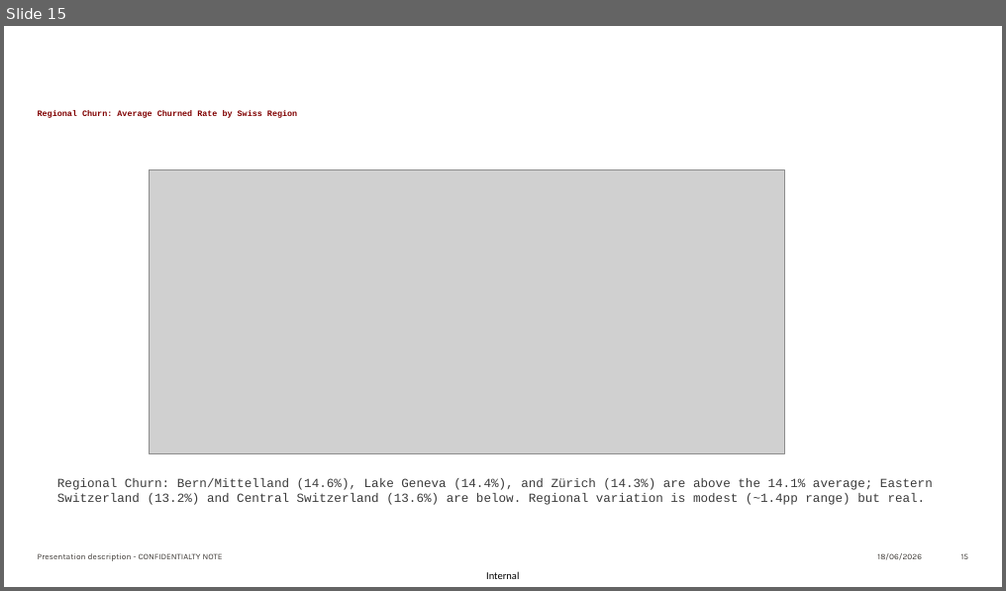
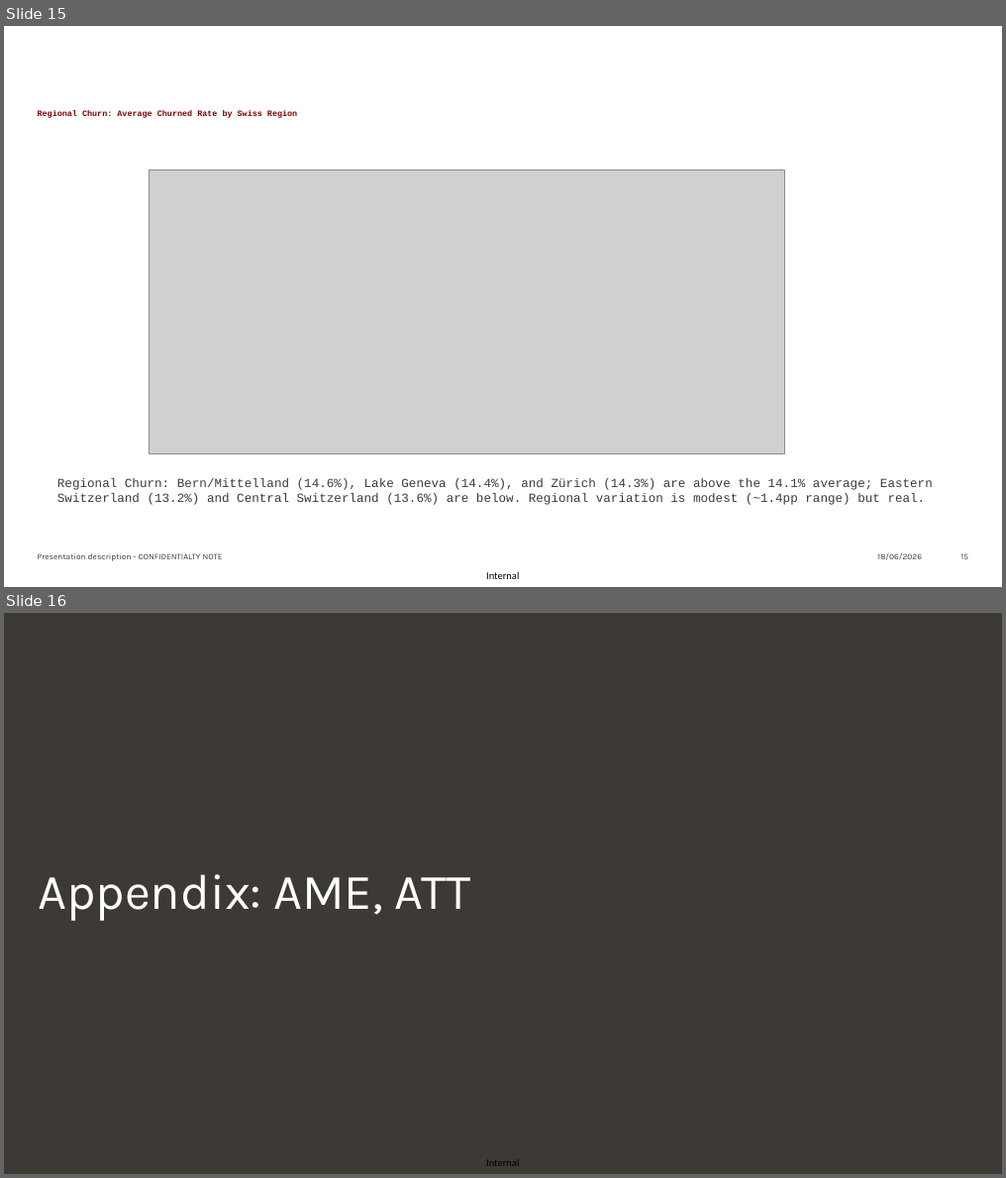
Before and after one commit to babenyshevs/sunrise, a slide deck: presentation_new.pptx. Shown one above the other, each under a label of ours: slide 15 before the commit, slides 15 and 16 after it. The pictures are 1006x591 and 1006x1178 pixels, drawn with LibreOffice and Linux fonts; fonts in the diff are those of the drawing; grey boxes stand for pictures; background and template pictures are left out. Boxes give left, top, right and bottom in pixels: in the first picture for what was removed or moved away, otherwise in the second. Text is boxed around its words. In the diff, an @@ line names an element or a change of style, - is before the commit and + after.

```diff
--- a/presentation_new.pptx
+++ b/presentation_new.pptx
@@ slide 16 added at (x1=4, y1=613, x2=1002, y2=1174), background picture (left out); not listed: 1 template element that a slide beside it also shows @@
@@ title added at (x1=38, y1=874, x2=471, y2=921), 48 pt, text #FFFFFF @@
+Appendix: AME, ATT
```
Also in this commit, not shown: 6 slides changed, 4 other slides added, 6 other files.
